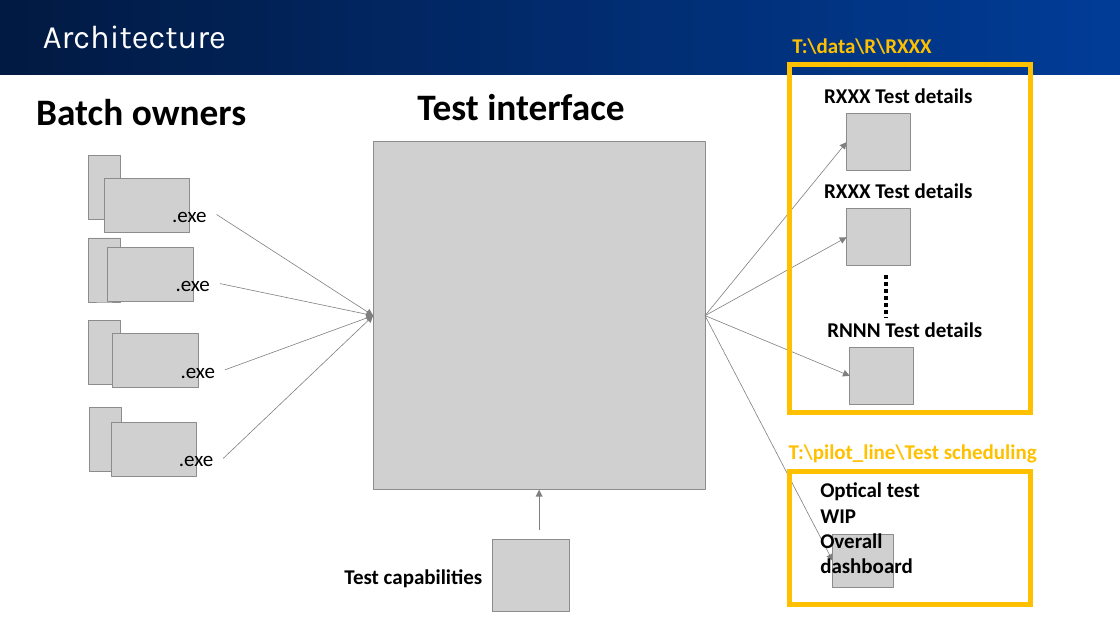
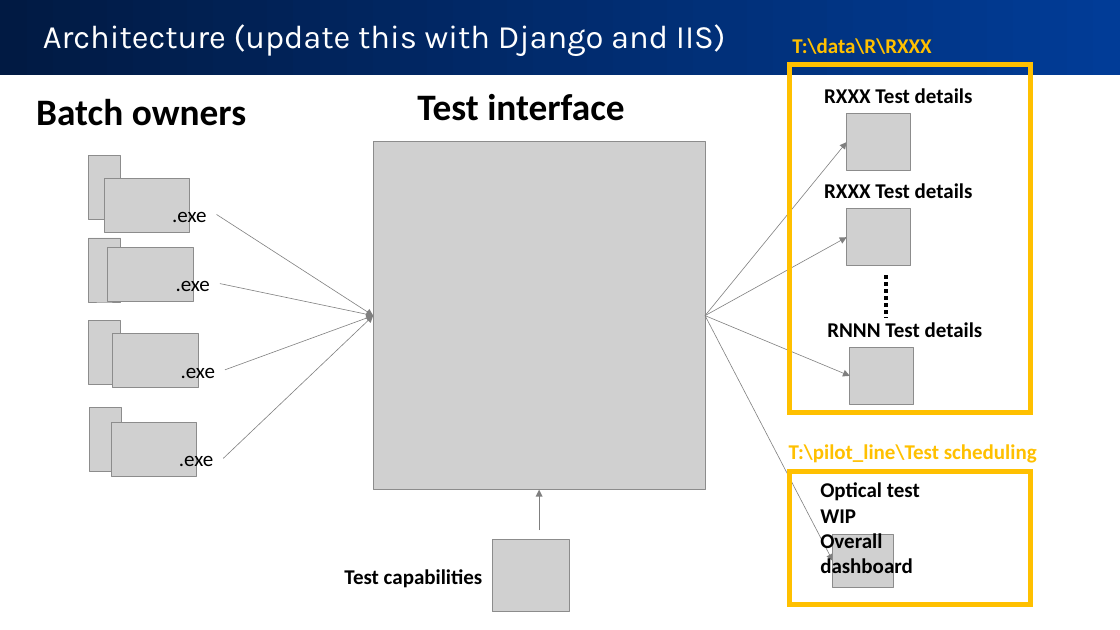
Before and after one commit to harrythegeek/test_request_form, a slide deck: slide 2 of Test interface.pptx. Drawn at 1120x630 pixels with LibreOffice and Linux fonts; fonts in the diff are those of the drawing; grey boxes stand for pictures; background and template pictures are left out. Boxes give left, top, right and bottom in pixels: in the first picture for what was removed or moved away, otherwise in the second. Text is boxed around its words. In the diff, an @@ line names an element or a change of style, - is before the commit and + after.

```diff
--- a/Test interface.pptx
+++ b/Test interface.pptx
@@ title at <box>43,24,726,56</box>: text changed @@
-Architecture
+Architecture (update this with Django and IIS)
```
Also in this commit, not shown: 3 other slides changed, 1 slide removed, 1 other file.
